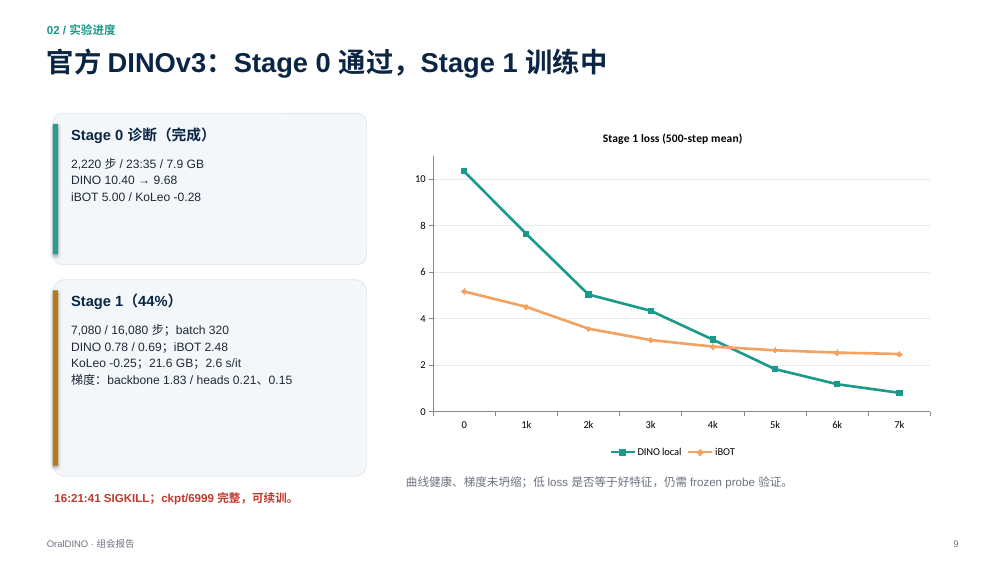
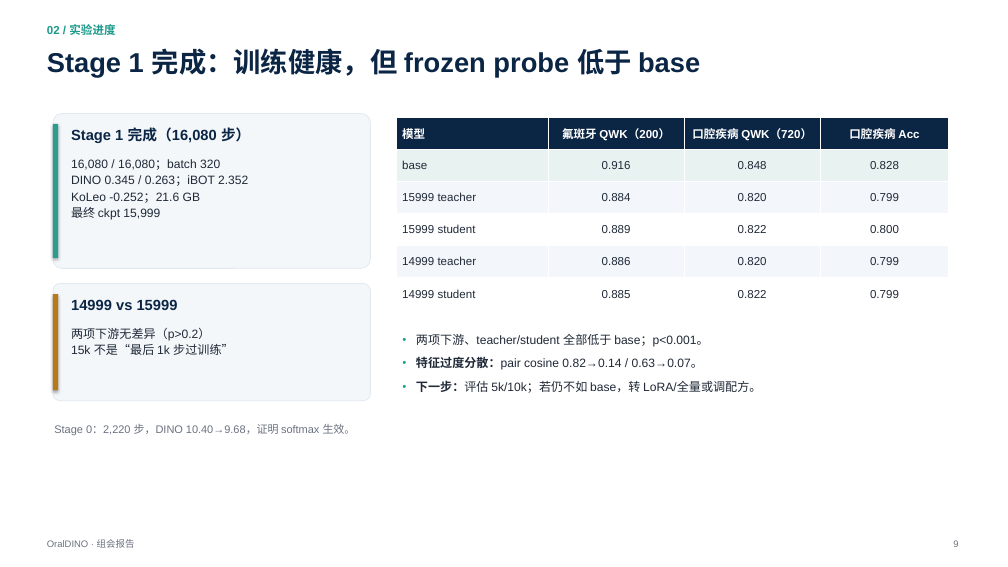
Before and after one commit to XiaoHG/MRG-05-Tooth-Seg, a slide deck: slide 9 of group-meeting/20261111/OralDINO_group_meeting_20261111_10min.pptx. Drawn at 1008x567 pixels with LibreOffice and Linux fonts; fonts in the diff are those of the drawing. Boxes give left, top, right and bottom in pixels: in the first picture for what was removed or moved away, otherwise in the second. Text is boxed around its words. In the diff, an @@ line names an element or a change of style, - is before the commit and + after.

```diff
--- a/group-meeting/20261111/OralDINO_group_meeting_20261111_10min.pptx
+++ b/group-meeting/20261111/OralDINO_group_meeting_20261111_10min.pptx
@@ text at [47,48,700,77]: text changed @@
-官方 DINOv3：Stage 0 通过，Stage 1 训练中
+Stage 1 完成：训练健康，但 frozen probe 低于 base
@@ rounded rectangle: place and size @@
-rounded rectangle at [53,113,367,265]
+rounded rectangle at [53,113,371,268]
@@ table added at [397,117,949,310], 6 rows, 4 columns @@
+模型 | 氟斑牙 QWK（200） | 口腔疾病 QWK（720） | 口腔疾病 Acc
+base | 0.916 | 0.848 | 0.828
+15999 teacher | 0.884 | 0.820 | 0.799
+15999 student | 0.889 | 0.822 | 0.800
+14999 teacher | 0.886 | 0.820 | 0.799
+14999 student | 0.885 | 0.822 | 0.799
@@ line chart removed at [405,117,941,461] @@
-title "Stage 1 loss (500-step mean)"
-categories: 0, 1k, 2k, 3k, 4k, 5k, 6k, 7k
-DINO local: 10.3, 7.7, 5, 4.3, 3.1, 1.8, 1.2, 0.8
-iBOT: 5.2, 4.5, 3.6, 3.1, 2.8, 2.6, 2.5, 2.5
@@ rectangle: place and size @@
-rectangle at [53,124,58,254]
+rectangle at [53,124,58,258]
@@ text at [71,127,250,143]: text changed @@
-Stage 0 诊断（完成）
+Stage 1 完成（16,080 步）
@@ text at [71,159,248,220]: text changed @@
-2,220 步 / 23:35 / 7.9 GB
-DINO 10.40 → 9.68
-iBOT 5.00 / KoLeo -0.28
+16,080 / 16,080；batch 320
+DINO 0.345 / 0.263；iBOT 2.352
+KoLeo -0.252；21.6 GB
+最终 ckpt 15,999
@@ rounded rectangle: place and size @@
-rounded rectangle at [53,280,367,476]
+rounded rectangle at [53,284,371,401]
@@ rectangle: place and size @@
-rectangle at [53,290,58,466]
+rectangle at [53,294,58,390]
@@ text at [71,299,178,310]: text changed @@
-Stage 1（44%）
+14999 vs 15999
@@ text at [71,328,233,355]: text changed @@
-7,080 / 16,080 步；batch 320
-DINO 0.78 / 0.69；iBOT 2.48
-KoLeo -0.25；21.6 GB；2.6 s/it
-梯度：backbone 1.83 / heads 0.21、0.15
+两项下游无差异（p>0.2）
+15k 不是“最后 1k 步过训练”
@@ text at [416,334,761,393]: text changed; size 11 to 11.5 pt; text colour #6B7280 to #1F2937 @@
-曲线健康、梯度未坍缩；低 loss 是否等于好特征，仍需 frozen probe 验证。
+• 两项下游、teacher/student 全部低于 base；p<0.001。
+• 特征过度分散：pair cosine 0.82→0.14 / 0.63→0.07。
+• 下一步：评估 5k/10k；若仍不如 base，转 LoRA/全量或调配方。
@@ text at [54,424,356,435]: text changed; size 11 to 10.5 pt; text colour #C0392B to #6B7280; bold off @@
-16:21:41 SIGKILL；ckpt/6999 完整，可续训。
+Stage 0：2,220 步，DINO 10.40→9.68，证明 softmax 生效。
```
Also in this commit, not shown: 3 other slides changed, 4 other files.
